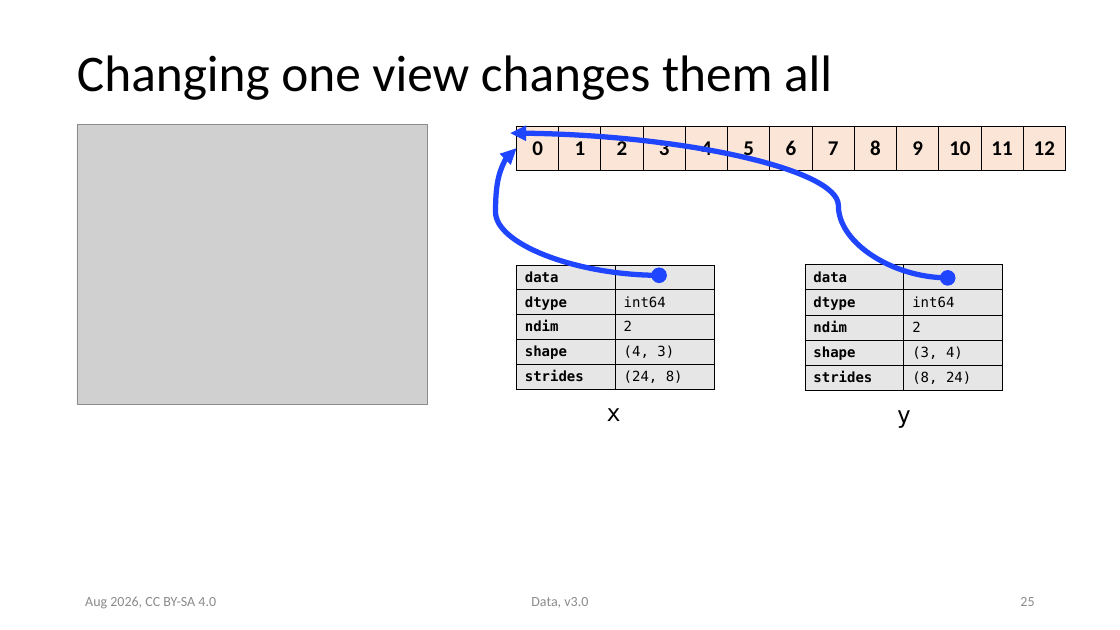
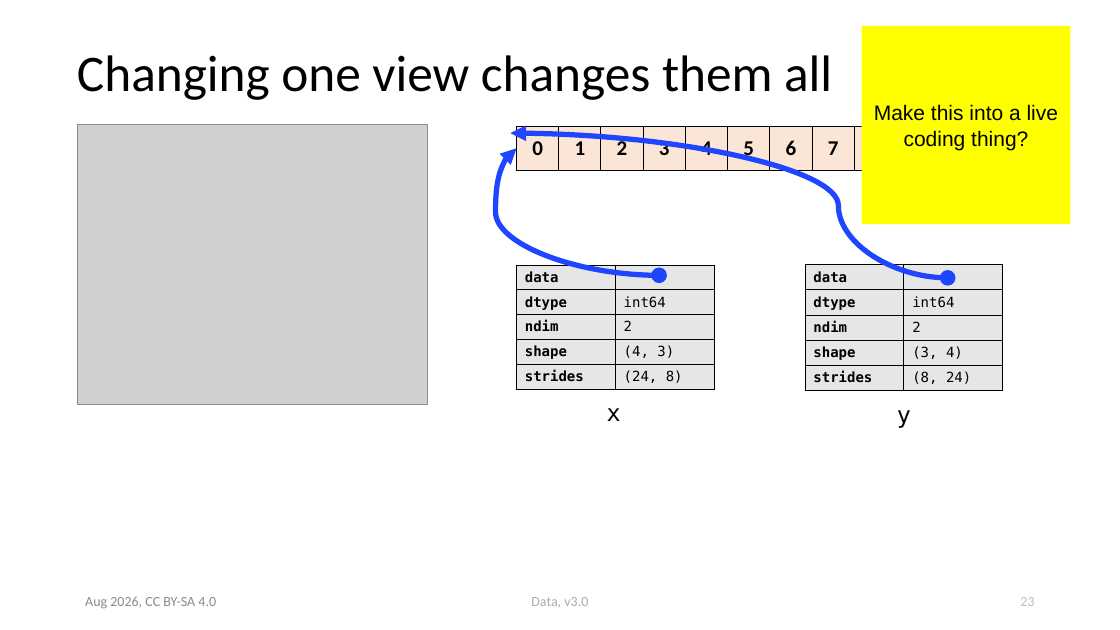
Before and after one commit to ASPP/data_class, a slide deck: slide 23 of numpy.pptx (slide 25 before the commit). Drawn at 1120x630 pixels with LibreOffice and Linux fonts; fonts in the diff are those of the drawing; grey boxes stand for pictures. Boxes give left, top, right and bottom in pixels: in the first picture for what was removed or moved away, otherwise in the second. Text is boxed around its words. In the diff, an @@ line names an element or a change of style, - is before the commit and + after.

```diff
--- a/numpy.pptx
+++ b/numpy.pptx
@@ rectangle added at bbox=[862, 26, 1070, 224], fill #FFFF00, 18 pt, text #000000 @@
+Make this into a live coding thing?
@@ text "Data, v3.0" at bbox=[531, 597, 588, 607]: text colour #8B8B8B to #AFABAB @@
@@ page number at bbox=[1020, 597, 1034, 606]: text changed; text colour #8B8B8B to #BFBFBF @@
-25
+23
```
Also in this commit, not shown: 9 other slides changed.
